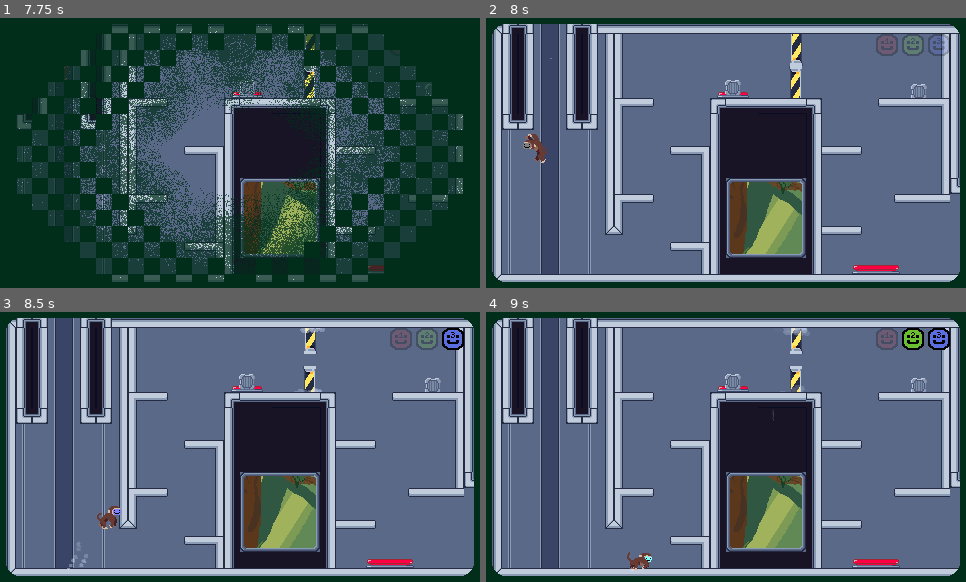
Above: before the commit, frames 1-4 (two rows, left to right).
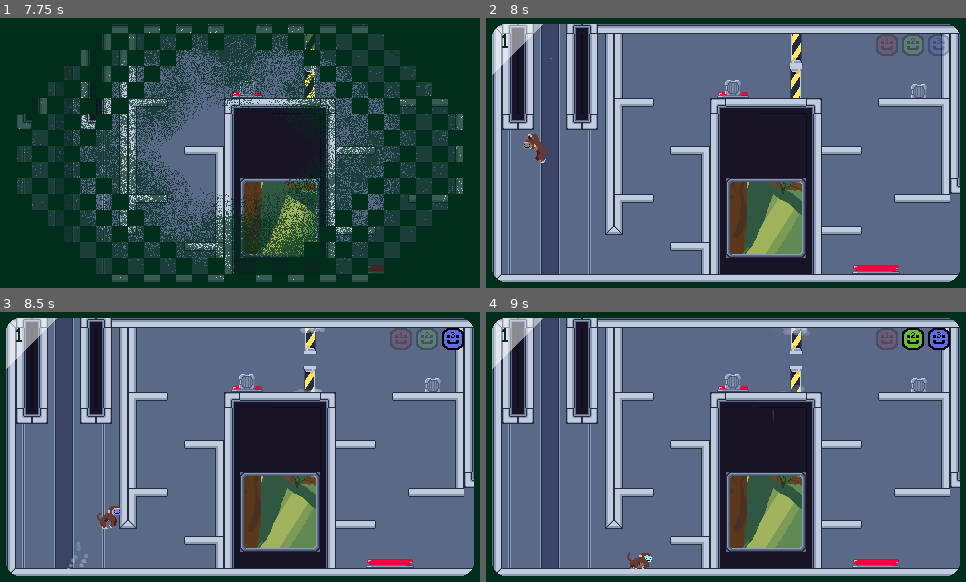
Above: after the commit, the same moments.

Repository: avaxar/phase-reveal
Game: Godot game, scene res://ui/title_screen/title_screen.tscn
Same seed, same stepped clock (60 frames per second), same inputs: the game is played once before the commit and once after it. Sound files missing from this copy of the repository are replaced by a short silence.
Inputs (mouse positions are in pixels of both pictures, inside the frame that each line leads up to):
- Up to frame 1 (7.75 s): click "Start Game" at 0.5 s; tap Enter (ui_accept) at 1.25, 3.5, 5.75, 6.5, 7.25 s; move the mouse to (345, 139) at 1.27 s; hold E (interact) 1.28-2.03 s; hold D (right) 1.28-2.78 s; tap W (jump) at 1.52, 2.27, 3.77, 4.52, 5.27, 6.77, 7.52 s; move the mouse to (144, 166) at 2.02 s; tap 3 (mask_blue) at 2.1, 5.1 s; move the mouse to (288, 93) at 2.77 s; hold A (left) 2.78-3.53 s; hold 2 (mask_green) 2.78-3.53 s; move the mouse to (216, 207) at 3.52 s; hold D (right) 3.53-5.03 s; tap 1 (mask_red) at 3.6, 6.6 s; move the mouse to (384, 193) at 4.27 s; hold E (interact) 4.28-5.03 s; move the mouse to (96, 112) at 5.02 s; hold A (left) 5.03-5.78 s; move the mouse to (264, 153) at 5.77 s; hold D (right) 5.78-6.53 s; hold 2 (mask_green) 5.78-6.53 s; move the mouse to (168, 85) at 6.52 s; hold A (left) from 6.53 s (still down); move the mouse to (345, 139) at 7.27 s; hold E (interact) from 7.28 s (still down)
- Up to frame 2 (8 s): keep holding A (left); keep holding E (interact)
- Up to frame 3 (8.5 s): move the mouse to (144, 460) at 8.02 s; release A (left) at 8.03 s; release E (interact) at 8.03 s; hold D (right) from 8.03 s (still down); tap 3 (mask_blue) at 8.1 s; tap W (jump) at 8.27 s
- Up to frame 4 (9 s): keep holding D (right); move the mouse to (774, 387) at 8.77 s; hold 2 (mask_green) from 8.78 s (still down)

Frame 1 is identical in both runs. In frame 2, 1.0% of the frame differs, in the area x 1-12%, y 2-22%; in frame 3, 1.0%; in frame 4, 1.0%.

Commit message:
HUD level

Diff:
--- a/ui/hud/hud.gd
+++ b/ui/hud/hud.gd
@@ -4,6 +4,7 @@
 @onready var mask_red := $TopRight/Masks/MaskRed
 @onready var mask_green := $TopRight/Masks/MaskGreen
 @onready var mask_blue := $TopRight/Masks/MaskBlue
+@onready var label: Label = $TopLeft /Label
 
 
 func _ready():
@@ -19,6 +20,8 @@
 	elif event.is_action_pressed("mask_blue"):
 		Manager.blue_mask = !Manager.blue_mask
 
+func _process(delta: float) -> void:
+	label.text = str(Manager.current_level)
 
 func _on_mask_red_pressed() -> void:
 	Manager.red_mask = !Manager.red_mask
--- a/ui/hud/hud.tscn
+++ b/ui/hud/hud.tscn
@@ -4,6 +4,12 @@
 [ext_resource type="Script" uid="uid://bulnbp4ert0md" path="res://ui/hud/hud.gd" id="1_w75iv"]
 [ext_resource type="Texture2D" uid="uid://ch11nemqhy5jd" path="res://ui/hud/mask_green.png" id="2_w75iv"]
 [ext_resource type="Texture2D" uid="uid://bd38oroyo675o" path="res://ui/hud/mask_blue.png" id="3_imuuq"]
+[ext_resource type="FontFile" uid="uid://caod7um2jwkef" path="res://ui/buttons/button_font.ttf" id="5_imuuq"]
+
+[sub_resource type="LabelSettings" id="LabelSettings_kwc50"]
+font = ExtResource("5_imuuq")
+font_size = 17
+font_color = Color(0, 0.18039216, 0.101960786, 1)
 
 [node name="HUD" type="Control" unique_id=1694291700]
 layout_mode = 3
@@ -40,6 +46,22 @@
 layout_mode = 2
 texture_normal = ExtResource("3_imuuq")
 
+[node name="TopLeft" type="MarginContainer" parent="." unique_id=1109223972]
+layout_mode = 0
+offset_right = 10.0
+offset_bottom = 17.0
+theme_override_constants/margin_left = 16
+theme_override_constants/margin_top = 16
+
+[node name="Polygon2D" type="Polygon2D" parent="TopLeft" unique_id=61314298]
+color = Color(1, 1, 1, 0.5019608)
+polygon = PackedVector2Array(0, 0, 64, 0, 0, 64)
+
+[node name="Label" type="Label" parent="TopLeft" unique_id=79595914]
+layout_mode = 2
+text = "0"
+label_settings = SubResource("LabelSettings_kwc50")
+
 [connection signal="pressed" from="TopRight/Masks/MaskRed" to="." method="_on_mask_red_pressed"]
 [connection signal="pressed" from="TopRight/Masks/MaskGreen" to="." method="_on_mask_green_pressed"]
 [connection signal="pressed" from="TopRight/Masks/MaskBlue" to="." method="_on_mask_blue_pressed"]
